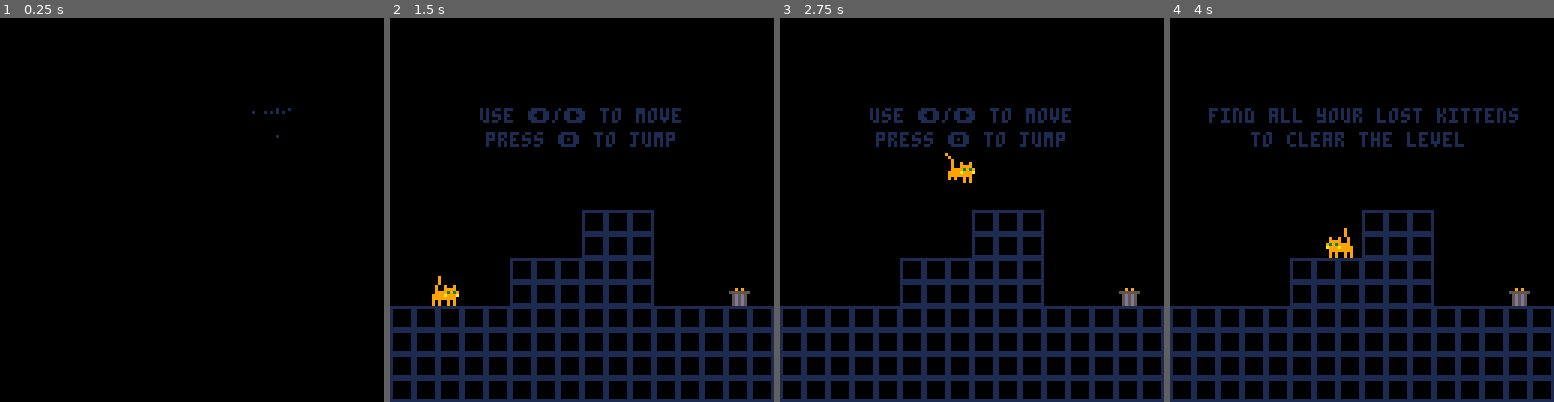
Above: before the commit, frames 1-4 (left to right).
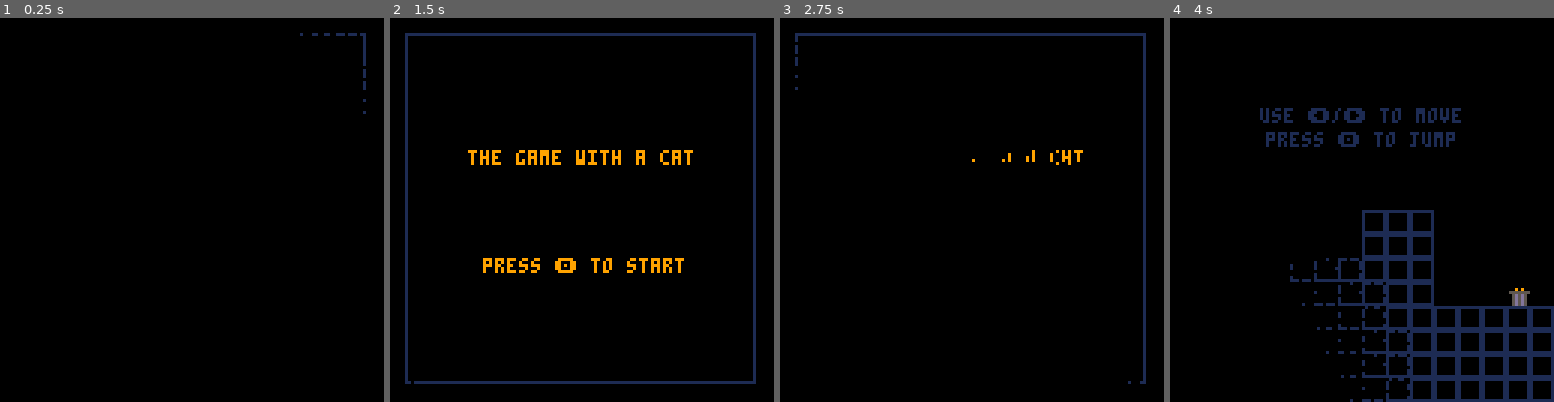
Above: after the commit, the same moments.

Repository: Grouflon/GGJ2021
Game: PICO-8 cartridge cat.p8
Two runs of this game, one before a commit and one after it. Both use one fixed random seed, a clock stepped at 60 frames per second and the inputs below.
Inputs:
- Up to frame 1 (0.25 s): no input
- Up to frame 2 (1.5 s): tap O (Z key) at 0.7 s
- Up to frame 3 (2.75 s): hold Right 1.6-2.1 s; tap O (Z key) at 1.7, 2.1, 2.5 s; hold Right from 2.47 s (still down)
- Up to frame 4 (4 s): tap O (Z key) at 2.9, 3.3, 3.7 s; release Right at 3.03 s; hold Left 3.08-3.58 s

The runs differ from the first frame. In frame 1, 0.2% of the frame differs, in the area x 65-96%, y 3-32%; in frame 2, 20%, in the area x 0-100%, y 3-100%; in frame 3, 18%; in frame 4, 9.3%.

Commit message:
more levels + splash / end screen

Diff:
--- a/cat.p8
+++ b/cat.p8
@@ -26,9 +26,14 @@
 #include kitten.lua
 #include game.lua
 
+start_level = 0
+skip_splash_screen = false
 level_list = {
   { 28, 0, 43, 15 },
-  { 0, 0, 26, 21 },
+  { 45, 0, 60, 15 },
+  { 60, 0, 75, 23 },
+
+  -- { 0, 0, 26, 21 }, -- debug level
 }
 
 level = nil
@@ -39,8 +44,15 @@
   poke(0x5F5C, 255) -- set the initial delay before repeating input. 255 means never repeat.
 
   blackout = make_blackout()
-  game.next_level = 0
-  game:set_state("enter_level")
+  --game:set_state("enter_level")
+  blackout_color = 0
+  if skip_splash_screen then
+    game.next_level = start_level
+    game:set_state("enter_level")
+  else
+    game:set_state("splash_screen")
+  end
+  --game:set_state("end_screen")
 end
 
 function _update60()
@@ -51,7 +63,7 @@
   game:update()
 
   if game.current_level == 0 then
-    if level.player.body.x > 290 then
+    if level.player.body.x - (level.x_min * 8) > 66 then
       tutorial_step = 1
     end
   end
@@ -60,23 +72,32 @@
 fade_time = 0
 function _draw()
 
-  camera()
-  if game.current_level == 0 then
+  if level then
+    level.camera:camera()
+
+    local _l_x, _l_y = level.x_min * 8, level.y_min * 8
     color(1)
-    if tutorial_step == 0 then
-      print("use ⬅️/➡️ to move", 30, 30)
-      print("press 🅾️ to jump", 32, 38)
-    elseif tutorial_step == 1 then
-      print("find all your lost kittens", 13, 30)
-      print("to clear the level", 27, 38)
-
-    end
+    if game.current_level == 0 then
+      if tutorial_step == 0 then
+        print("use ⬅️/➡️ to move", _l_x + 30, _l_y + 30)
+        print("press 🅾️ to jump", _l_x + 32, _l_y + 38)
+      elseif tutorial_step == 1 then
+        print("find all your lost kittens", _l_x + 13, _l_y + 30)
+        print("to clear the level", _l_x + 27, _l_y + 38)
+      end
+    end
+
+    if game.current_level == 2 then
+      print("when clinging on a wall", _l_x + 19, _l_y + 126)
+      print("press 🅾️ to wall jump", _l_x + 22, _l_y + 134)
+    end
+
+    cursor()
+  else
+    camera()
   end
-  cursor()
-
-  level.camera:camera()
-
-
+
+  game:draw()
 
   entity_manager.draw()
   renderer.draw()
@@ -87,9 +108,11 @@
   --physics.draw(LAYER_SPIKES, 15)
   --physics.draw(LAYER_KITTEN, 14)
 
-  for _i, _k in ipairs(level.kittens) do
-    if not _k.found then
-      _k:draw_feedback()
+  if level then
+    for _i, _k in ipairs(level.kittens) do
+      if not _k.found then
+        _k:draw_feedback()
+      end
     end
   end
 
@@ -155,25 +308,27 @@
 0000000000000000000000000000000000000000000000000000000000000000000000000000000000000000000000000000000000000000000000000000000001000000000000000000000000000000000000000000000000000000000000000000000000000000000000000000000000000000000000000000000000000000
 0000000000000000000000000000000000000000000000000000000000000000000000000000000000000000000000000000000000000000000000000000000000000000000000000000000000000000000000000000000000000000000000000000000000000000000000000000000000000000000000000000000000000000
 __map__
-0000000000000000000000000000000000000000000000000000004000000000000000000000000000000000000000000000000000000000000000000000000000000000000000000000000000000000000000000000000000000000000000000000000000000000000000000000000000000000000000000000000000000000
-0000000000000000000000000000000000000000000000000000004000000000000000000000000000000000000000000000000000000000000000000000000000000000000000000000000000000000000000000000000000000000000000000000000000000000000000000000000000000000000000000000000000000000
-0000000000000000000000000000000000404040400000000000004000000000000000000000000000000000000000000000000000000000000000000000000000000000000000000000000000000000000000000000000000000000000000000000000000000000000000000000000000000000000000000000000000000000
-0000000000000000000000000000000040000000400000000000004000000000000000000000000000000000000000000000000000000000000000000000000000000000000000000000000000000000000000000000000000000000000000000000000000000000000000000000000000000000000000000000000000000000
-0000000a00000000000000000000004040000000400000000000004000000000000000000000000000000000000000000000000000000000000000000000000000000000000000000000000000000000000000000000000000000000000000000000000000000000000000000000000000000000000000000000000000000000
-0040404040404040404040404040404000000000400000404040404000000000000000000000000000000000000000000000000000000000000000000000000000000000000000000000000000000000000000000000000000000000000000000000000000000000000000000000000000000000000000000000000000000000
-0000000000000000000000000000000000000000000000400000004000000000000000000000000000000000000000000000000000000000000000000000000000000000000000000000000000000000000000000000000000000000000000000000000000000000000000000000000000000000000000000000000000000000
-0000000000000000000000000000000000000000000000000000004000000000000000000000000000000000000000000000000000000000000000000000000000000000000000000000000000000000000000000000000000000000000000000000000000000000000000000000000000000000000000000000000000000000
-0000000000000000000000000000000000000000004000000000004000000000000000004040400000000000000000000000000000000000000000000000000000000000000000000000000000000000000000000000000000000000000000000000000000000000000000000000000000000000000000000000000000000000
-0000000000000000000000404040400000404040000000000000004000000000000000004040400000000000000000000000000000000000000000000000000000000000000000000000000000000000000000000000000000000000000000000000000000000000000000000000000000000000000000000000000000000000
-0000000000000000000000000000000000400000000000000000004000000000004040404040400000000000000000000000000000000000000000000000000000000000000000000000000000000000000000000000000000000000000000000000000000000000000000000000000000000000000000000000000000000000
-0000000000000000000000000000000000000000400000000000004000000100004040404040400000000a00000000000000000000000000000000000000000000000000000000000000000000000000000000000000000000000000000000000000000000000000000000000000000000000000000000000000000000000000
-0040000000400000404040404000000040400000400000000000004040404040404040404040404040404040000000000000000000000000000000000000000000000000000000000000000000000000000000000000000000000000000000000000000000000000000000000000000000000000000000000000000000000000
-0000000000000000400000004040000000400000400000004040004040404040404040404040404040404040000000000000000000000000000000000000000000000000000000000000000000000000000000000000000000000000000000000000000000000000000000000000000000000000000000000000000000000000
-0000000000000000000000004040000000400000000000004000004040404040404040404040404040404040000000000000000000000000000000000000000000000000000000000000000000000000000000000000000000000000000000000000000000000000000000000000000000000000000000000000000000000000
-0000000000000000000000004040000000400000000000000000004040404040404040404040404040404040000000000000000000000000000000000000000000000000000000000000000000000000000000000000000000000000000000000000000000000000000000000000000000000000000000000000000000000000
-0000000000010000000000004000000040400000000000000000004000000000000000000000000000000000000000000000000000000000000000000000000000000000000000000000000000000000000000000000000000000000000000000000000000000000000000000000000000000000000000000000000000000000
-0000004040404040404040404000000040404040404000000000004000000000000000000000000000000000000000000000000000000000000000000000000000000000000000000000000000000000000000000000000000000000000000000000000000000000000000000000000000000000000000000000000000000000
-0000000000000000000000004000000040400000000000000000004000000000000000000000000000000000000000000000000000000000000000000000000000000000000000000000000000000000000000000000000000000000000000000000000000000000000000000000000000000000000000000000000000000000
-0000000000000000000000004000000000400000000000000000004000000000000000000000000000000000000000000000000000000000000000000000000000000000000000000000000000000000000000000000000000000000000000000000000000000000000000000000000000000000000000000000000000000000
-4141414141414141414141414000000a00400000000000000000004000000000000000000000000000000000000000000000000000000000000000000000000000000000000000000000000000000000000000000000000000000000000000000000000000000000000000000000000000000000000000000000000000000000
-4040404040404040404040404040404040404040404040404040404000000000000000000000000000000000000000000000000000000000000000000000000000000000000000000000000000000000000000000000000000000000000000000000000000000000000000000000000000000000000000000000000000000000
+0000000000000000000000000000000000000000000000000000004000000000000000000000000000000000400000000000000000000000000000004000000000000000000000000000004000000000000000000000000000000000000000000000000000000000000000000000000000000000000000000000000000000000
+0000000000000000000000000000000000000000000000000000004000000000000000000000000000000000400000000000000000000000000000004000000000000000000000000000004000000000000000000000000000000000000000000000000000000000000000000000000000000000000000000000000000000000
+0000000000000000000000000000000000404040400000000000004000000000000000000000000000000000400000000000000000000000000000004000000000000000000000000000004000000000000000000000000000000000000000000000000000000000000000000000000000000000000000000000000000000000
+0000000000000000000000000000000040000000400000000000004000000000000000000000000000000000400000000000000000000000000000004000000000000000004040404000004000000000000000000000000000000000000000000000000000000000000000000000000000000000000000000000000000000000
+0000000a00000000000000000000004040000000400000000000004000000000000000000000000000000000400000000000000000000000000000004000000000000000000000004000004000000000000000000000000000000000000000000000000000000000000000000000000000000000000000000000000000000000
+00404040404040404040404040404040000000004000004040404040000000000000000000000000000000004000000000000000000000000000000040000a0000000000000000004000004000000000000000000000000000000000000000000000000000000000000000000000000000000000000000000000000000000000
+000000000000000000000000000000000000000000000040000000400000000000000000000000000000000040000a000000000000000000000000004040404040404040404000004000004000000000000000000000000000000000000000000000000000000000000000000000000000000000000000000000000000000000
+0000000000000000000000000000000000000000000000000000004000000000000000000000000000000000404040404040404000004000000000004040404040404040404000004000004000000000000000000000000000000000000000000000000000000000000000000000000000000000000000000000000000000000
+0000000000000000000000000000000000000000004000000000004000000000000000004040400000000000400000000000000000000000000000004040404040404040404000004000004000000000000000000000000000000000000000000000000000000000000000000000000000000000000000000000000000000000
+0000000000000000000000404040400000404040000000000000004000000000000000004040400000000000400000000000000000000000004040004000000000000000000000004000004000000000000000000000000000000000000000000000000000000000000000000000000000000000000000000000000000000000
+0000000000000000000000000000000000400000000000000000004000000000004040404040400000000000400000000000000000000000000000004000000000000000000000004000004000000000000000000000000000000000000000000000000000000000000000000000000000000000000000000000000000000000
+0000000000000000000000000000000000000000400000000000004000000100004040404040400000000a00400000010000000000000000000000004000000000000000000040004000004000000000000000000000000000000000000000000000000000000000000000000000000000000000000000000000000000000000
+0040000000400000404040404000000040400000400000000000004040404040404040404040404040404040404040404040404000000040404040404000000000000000000000004000004000000000000000000000000000000000000000000000000000000000000000000000000000000000000000000000000000000000
+0000000000000000400000004040000000400000400000004040004040404040404040404040404040404040404040404040404000000040404040404000000000000000000000004000004000000000000000000000000000000000000000000000000000000000000000000000000000000000000000000000000000000000
+0000000000000000000000004040000000400000000000004000004040404040404040404040404040404040404040404040404000000040404040404000004040404040404040404000004000000000000000000000000000000000000000000000000000000000000000000000000000000000000000000000000000000000
+0000000000000000000000004040000000400000000000000000004040404040404040404040404040404040404040404040404041414140404040404000000000000000000000000000004000000000000000000000000000000000000000000000000000000000000000000000000000000000000000000000000000000000
+0000000000010000000000004000000040400000000000000000004000000000000000000000000000000000000000000000000000000000000000004000000000000000000000000000004000000000000000000000000000000000000000000000000000000000000000000000000000000000000000000000000000000000
+000000404040404040404040400000004040404040400000000000400000000000000000000000000000000000000000000000000000000000000000400000000000000000000000000a004000000000000000000000000000000000000000000000000000000000000000000000000000000000000000000000000000000000
+0000000000000000000000004000000040400000000000000000004000000000000000000000000000000000000000000000000000000000000000004040404040404000004040404040404000000000000000000000000000000000000000000000000000000000000000000000000000000000000000000000000000000000
+0000000000000000000000004000000000400000000000000000004000000000000000000000000000000000000000000000000000000000000000004040404040404000004040404040404000000000000000000000000000000000000000000000000000000000000000000000000000000000000000000000000000000000
+4141414141414141414141414000000a00400000000000000000004000000000000000000000000000000000000000000000000000000000000000004040404040404000004040404040404000000000000000000000000000000000000000000000000000000000000000000000000000000000000000000000000000000000
+4040404040404040404040404040404040404040404040404040404000000000000000000000000000000000000000000000000000000000000000004040404040404000004040404040404000000000000000000000000000000000000000000000000000000000000000000000000000000000000000000000000000000000
+0000000000000000000000000000000000000000000000000000000000000000000000000000000000000000000000000000000000000000000000004040404040404000014040404040404000000000000000000000000000000000000000000000000000000000000000000000000000000000000000000000000000000000
+0000000000000000000000000000000000000000000000000000000000000000000000000000000000000000000000000000000000000000000000004040404040404040404040404040404000000000000000000000000000000000000000000000000000000000000000000000000000000000000000000000000000000000
--- a/game.lua
+++ b/game.lua
@@ -1,16 +1,24 @@
 -- game.lua
 
 TRANSITION_TIME = 60
+
+blackout_color = 0
 
 game = {
   states = {},
   current_state = nil,
   next_level = 0,
-  current_level = 0,
+  current_level = -1,
 
   update = function(self)
     if self.current_state then
-      self.current_state.update()
+      self.current_state:update()
+    end
+  end,
+
+  draw = function(self)
+    if self.current_state and self.current_state.draw then
+      self.current_state:draw()
     end
   end,
 
@@ -18,13 +26,89 @@
     local _target_state = self.states[_state_name]
     if _target_state ~= self.current_state then
       if self.current_state then
-        self.current_state.exit()
+        self.current_state:exit()
       end
       self.current_state = _target_state
       if self.current_state then
-        self.current_state.enter()
-      end
-    end
+        self.current_state:enter()
+      end
+    end
+  end,
+}
+
+game.states.splash_screen = {
+
+  advancing = false,
+
+  enter = function(self)
+    game.current_level = -1
+    self.advancing = false
+    blackout:fade_out(100, blackout_color)
+  end,
+  update = function(self)
+    if not self.advancing then
+      if blackout.timer <= 0 then
+        if btnp(4) then
+          blackout_color = 0
+          self.advancing = true
+          blackout:fade_in(100, blackout_color)
+        end
+      end
+    else
+      if blackout.timer >= blackout.time then
+        game.next_level = start_level
+        game:set_state("enter_level")
+      end
+    end
+  end,
+  draw = function()
+
+    rect(5, 5, 121, 121, 1)
+
+    color(9)
+    print("the game with a cat" , 26, 44)
+    print("press 🅾️ to start" , 31, 80)
+    color()
+  end,
+  exit = function()
+  end,
+}
+
+game.states.end_screen = {
+
+  advancing = false,
+
+  enter = function(self)
+    game.current_level = -1
+    self.advancing = false
+    blackout:fade_out(100, blackout_color)
+  end,
+  update = function(self)
+    if not self.advancing then
+      if blackout.timer <= 0 then
+        if btnp(4) then
+          self.advancing = true
+          blackout:fade_in(100, blackout_color)
+        end
+      end
+    else
+      if blackout.timer >= blackout.time then
+        game:set_state("splash_screen")
+      end
+    end
+  end,
+  draw = function()
+
+    rect(5, 5, 121, 121, 1)
+
+    color(9)
+    print("the end" , 51, 30)
+    print("a game by remi bismuth" , 22, 50)
+    print("made in 48h for ggj2021" , 20, 58)
+    print("press 🅾️ to continue" , 24, 85)
+    color()
+  end,
+  exit = function()
   end,
 }
 
@@ -36,7 +120,7 @@
     level = make_level(_l[1], _l[2], _l[3], _l[4])
     level.player.can_move = false
     entity_manager.add(level)
-    blackout:fade_out(TRANSITION_TIME, 0)
+    blackout:fade_out(TRANSITION_TIME, blackout_color)
     tutorial_step = 0
   end,
   update = function()
@@ -67,7 +151,13 @@
         end
 
         if _found_all_kittens then
-          game.next_level = (game.current_level + 1) % #level_list
+          game.next_level = game.current_level + 1
+          blackout_color = 14
+
+          if game.next_level >= #level_list then
+            blackout_color = 9
+            game.next_level = -1 --end game
+          end
           game:set_state("exit_level")
         end
       end
@@ -86,6 +176,7 @@
     death_timer = death_timer + 1
     if death_timer > 200 or death_timer > 25 and btn(4) then
       game.next_level = game.current_level
+      blackout_color = 0
       game:set_state("exit_level")
     end
   end,
@@ -95,11 +186,15 @@
 
 game.states.exit_level = {
   enter = function()
-    blackout:fade_in(TRANSITION_TIME, 0)
+    blackout:fade_in(TRANSITION_TIME, blackout_color)
   end,
   update = function()
     if blackout.timer == blackout.time then
-      game:set_state("enter_level")
+      if game.next_level < 0 then
+        game:set_state("end_screen")
+      else
+        game:set_state("enter_level")
+      end
     end
   end,
   exit = function()
Not shown, changed: TODO.txt
Not shown, changed: 130 lines of the sprite sheet (__gfx__) section of cat.p8
Not shown, changed: the thumbnail (__label__) section of cat.p8
